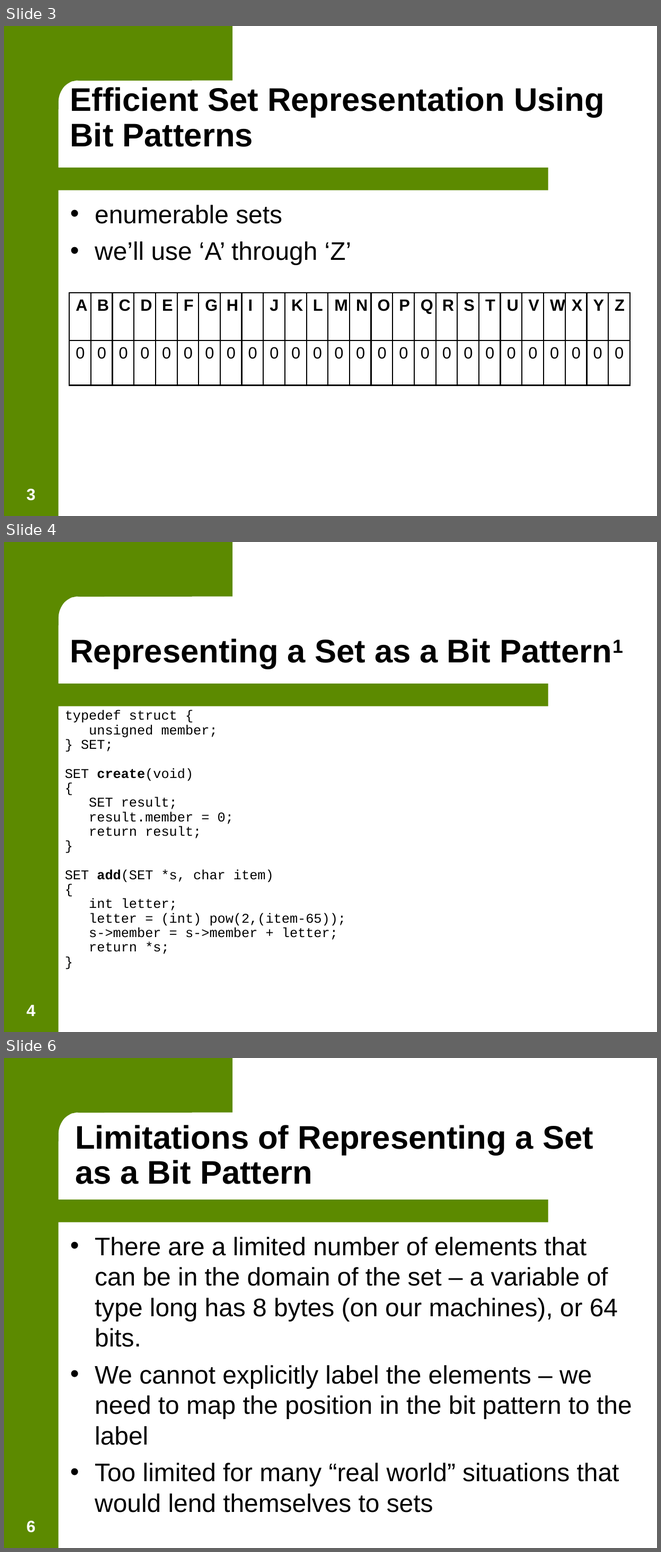
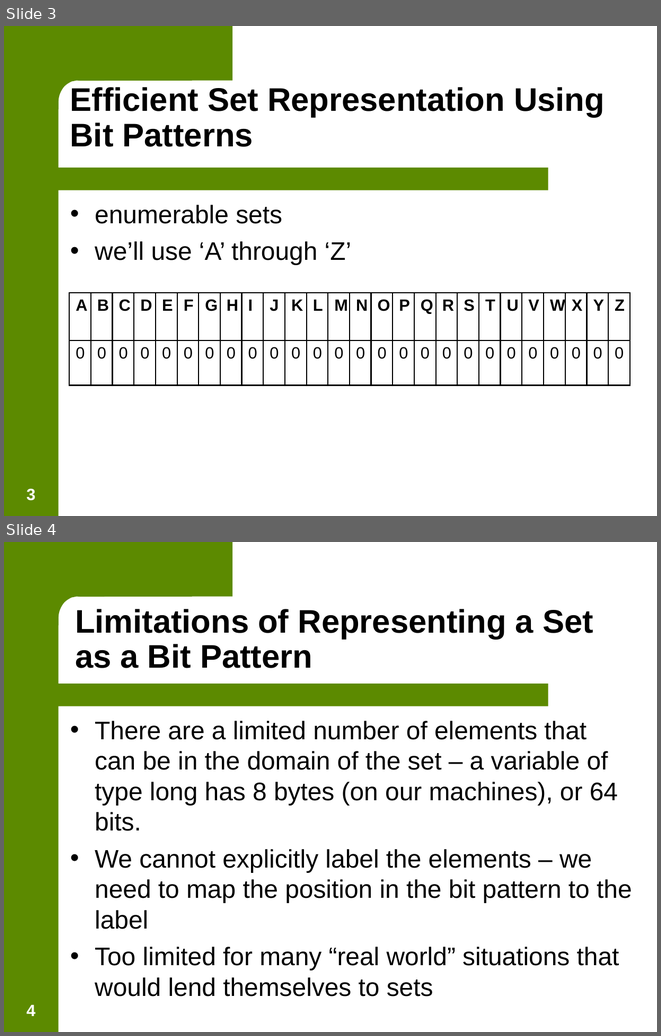
Before and after one commit to jasongraalum/NB_2018, a slide deck: Summer/Material/Lecture_Slides/Lecture 11 - Trees.ppt. Shown one above the other, each under a label of ours: slides 3, 4 and 6 before the commit, slides 3 and 4 after it; the slides between them are not shown. The pictures are 661x1552 and 661x1036 pixels, drawn with LibreOffice and Linux fonts; fonts in the diff are those of the drawing; background and template pictures are left out. Boxes give left, top, right and bottom in pixels: in the first picture for what was removed or moved away, otherwise in the second. Text is boxed around its words. In the diff, an @@ line names an element or a change of style, - is before the commit and + after.

```diff
--- a/Summer/Material/Lecture_Slides/Lecture 11 - Trees.ppt
+++ b/Summer/Material/Lecture_Slides/Lecture 11 - Trees.ppt
@@ slide 4 removed at <box>4,542,657,1032</box>, background #FFFFFF; not listed: 4 template elements that a slide beside it also shows @@
@@ text removed at <box>70,638,491,669</box> @@
-Representing a Set as a Bit Pattern1
@@ text removed at <box>65,710,346,954</box> @@
-typedef struct {
-unsigned member;
-} SET;
-SET create(void)
-{
-SET result;
-result.member = 0;
-return result;
-}
-SET add(SET *s, char item)
-{
-int letter;
-letter = (int) pow(2,(item-65));
-s->member = s->member + letter;
-return *s;
-}
@@ page number removed at <box>26,1004,35,1016</box> @@
-4
@@ what was slide 6 is now slide 4 @@
@@ page number at <box>26,1004,35,1016</box>: text changed @@
-6
+4
```
Also in this commit, not shown: 10 slides changed, 1 other slide removed, 11 other files.
